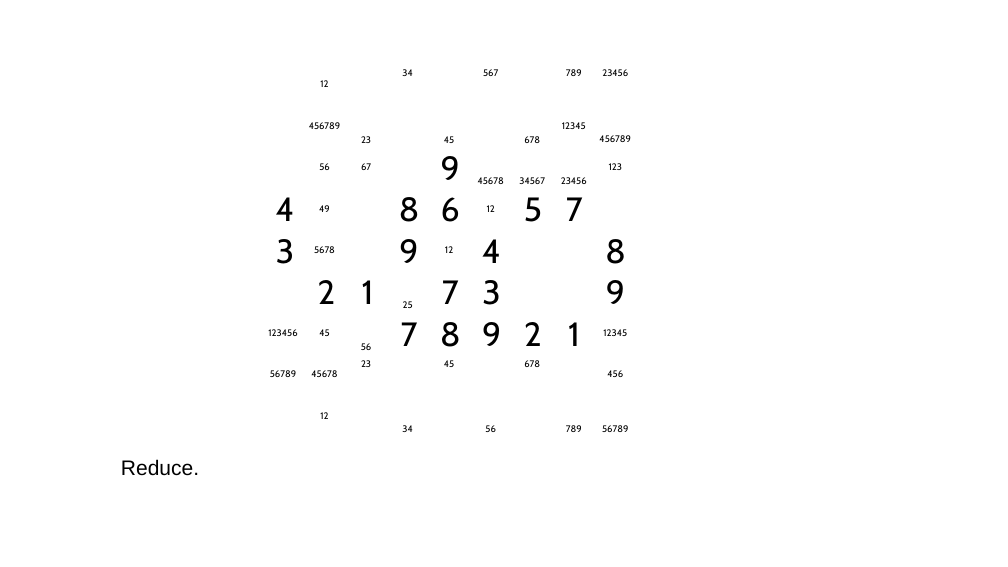
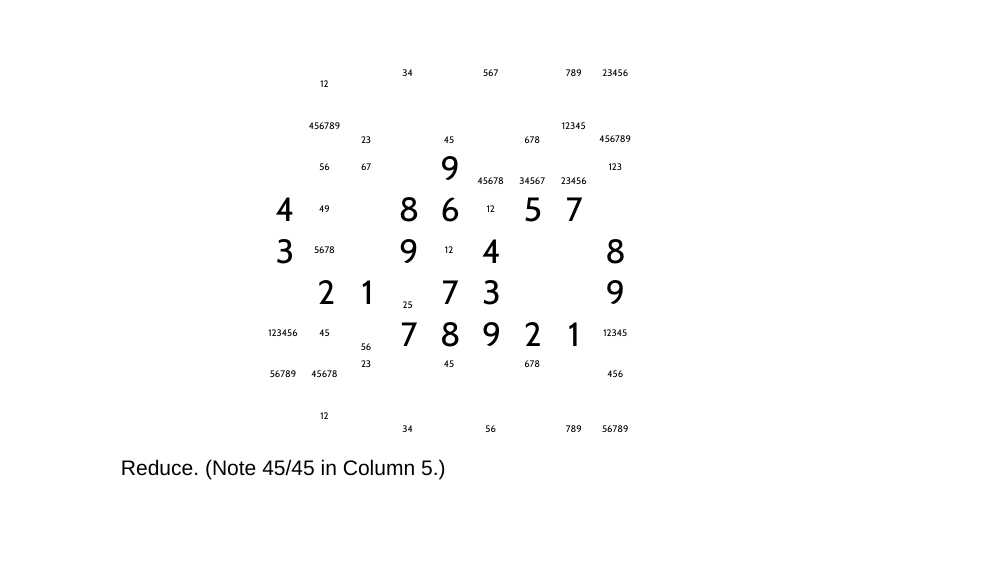
Before and after one commit to jhardis/WSJ_Number_Puzzles, a slide deck: slide 35 of 20260307_2.pptx (slide 36 before the commit). Drawn at 1008x567 pixels with LibreOffice and Linux fonts; fonts in the diff are those of the drawing; background and template pictures are left out. Boxes give left, top, right and bottom in pixels: in the first picture for what was removed or moved away, otherwise in the second. Text is boxed around its words. In the diff, an @@ line names an element or a change of style, - is before the commit and + after.

```diff
--- a/20260307_2.pptx
+++ b/20260307_2.pptx
@@ text at bbox=[121, 459, 446, 480]: text changed @@
-Reduce.
+Reduce. (Note 45/45 in Column 5.)
```
Also in this commit, not shown: 2 other slides changed, 1 slide removed, 1 other file.
